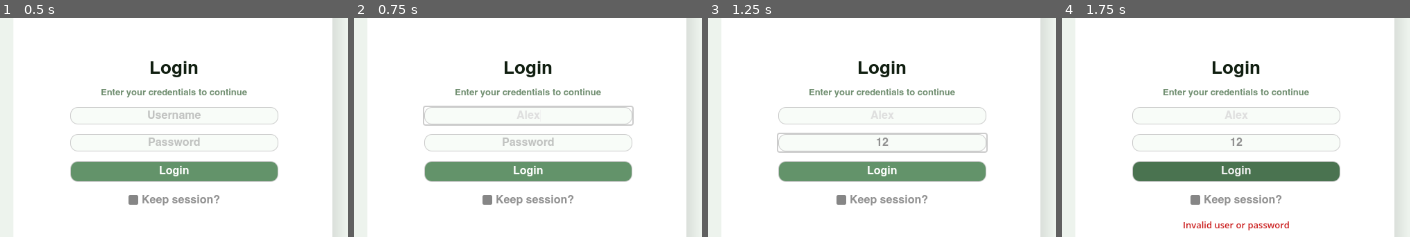
Above: before the commit, frames 1-4 (left to right).
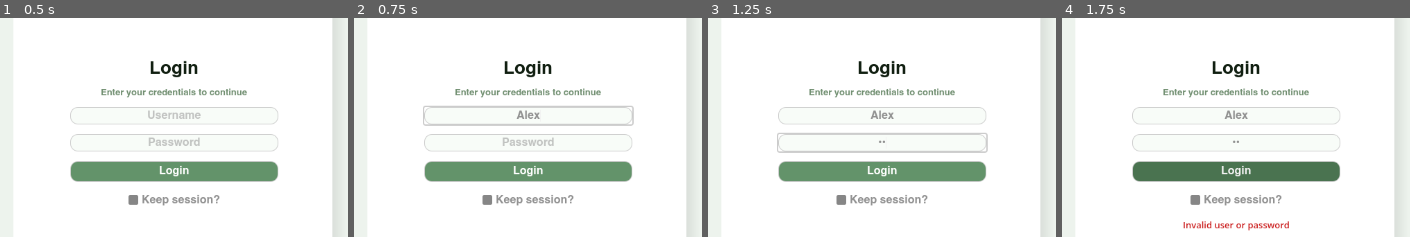
Above: after the commit, the same moments.

Repository: fersaezl/Algodonales-Fresh-POS
Game: Godot game, scene res://Scenes/Login.tscn
Two runs of this game, one before a commit and one after it. Both use one fixed random seed, a clock stepped at 60 frames per second and the inputs below. The project has no main scene, so this scene is started directly.
Inputs (mouse positions are % of the whole screen's width and height, from its top left):
- Up to frame 1 (0.5 s): no input
- Up to frame 2 (0.75 s): click (75, 36) at 0.52 s; type "Alex" at 0.6 s
- Up to frame 3 (1.25 s): click (75, 42) at 0.75 s; type "12" at 0.83 s
- Up to frame 4 (1.75 s): click "Login" at 1.25 s
The pictures show only the part of the screen within x 50-100%, y 14-64%; the shares and areas given below are measured in that part.

Frame 1 is identical in both runs. In frame 2, 0.1% of the frame differs, in the area x 46-54%, y 42-47%; in frame 3, 0.2%; in frame 4, 0.2%, in the area x 46-54%, y 42-59%.

Commit message:
Update font color and set password field to secret in login scene

Diff:
--- a/Scenes/Login.tscn
+++ b/Scenes/Login.tscn
@@ -188,7 +188,7 @@
 custom_minimum_size = Vector2(300, 0)
 layout_mode = 2
 size_flags_horizontal = 4
-theme_override_colors/font_color = Color(0.875, 0.875, 0.875, 1)
+theme_override_colors/font_color = Color(0.5686275, 0.5686275, 0.5686275, 1)
 theme_override_colors/font_placeholder_color = Color(0.6174542, 0.6174552, 0.61745435, 0.6)
 theme_override_fonts/font = ExtResource("3_1baen")
 theme_override_styles/normal = SubResource("StyleBoxFlat_bhoxy")
@@ -205,6 +205,7 @@
 theme_override_styles/normal = SubResource("StyleBoxFlat_7p2kr")
 placeholder_text = "Password"
 alignment = 1
+secret = true
 
 [node name="Login" type="Button" parent="CenterContainer/mainCard/HBox/RightPanel" unique_id=1573542519]
 custom_minimum_size = Vector2(300, 30)
